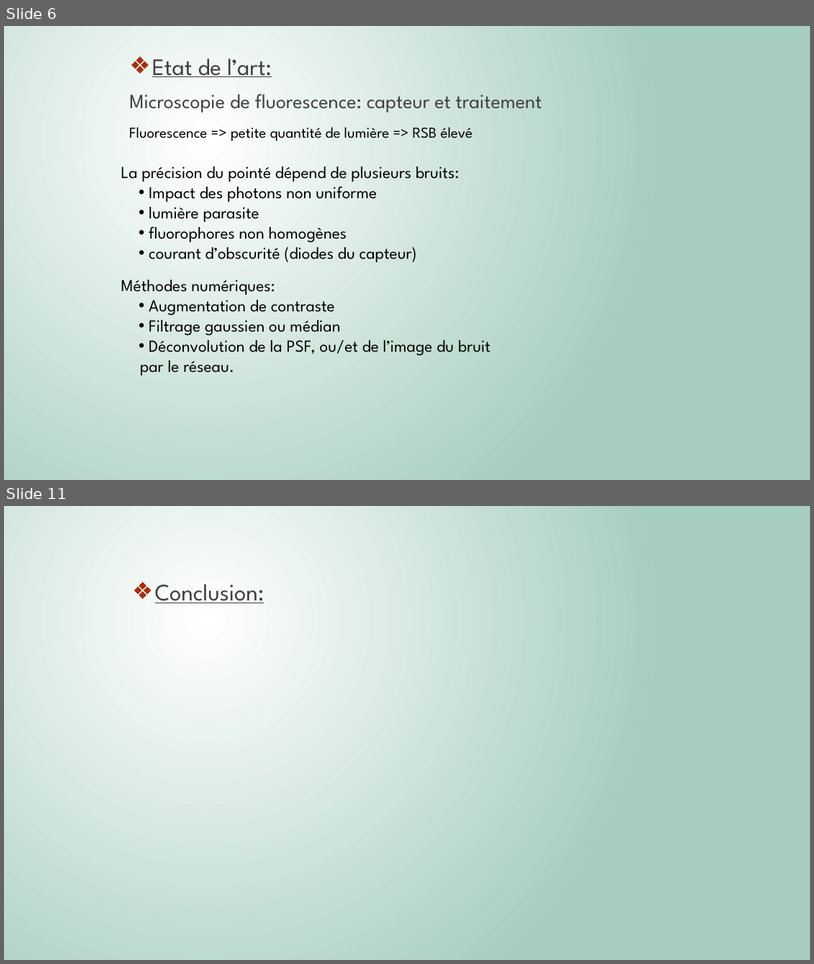
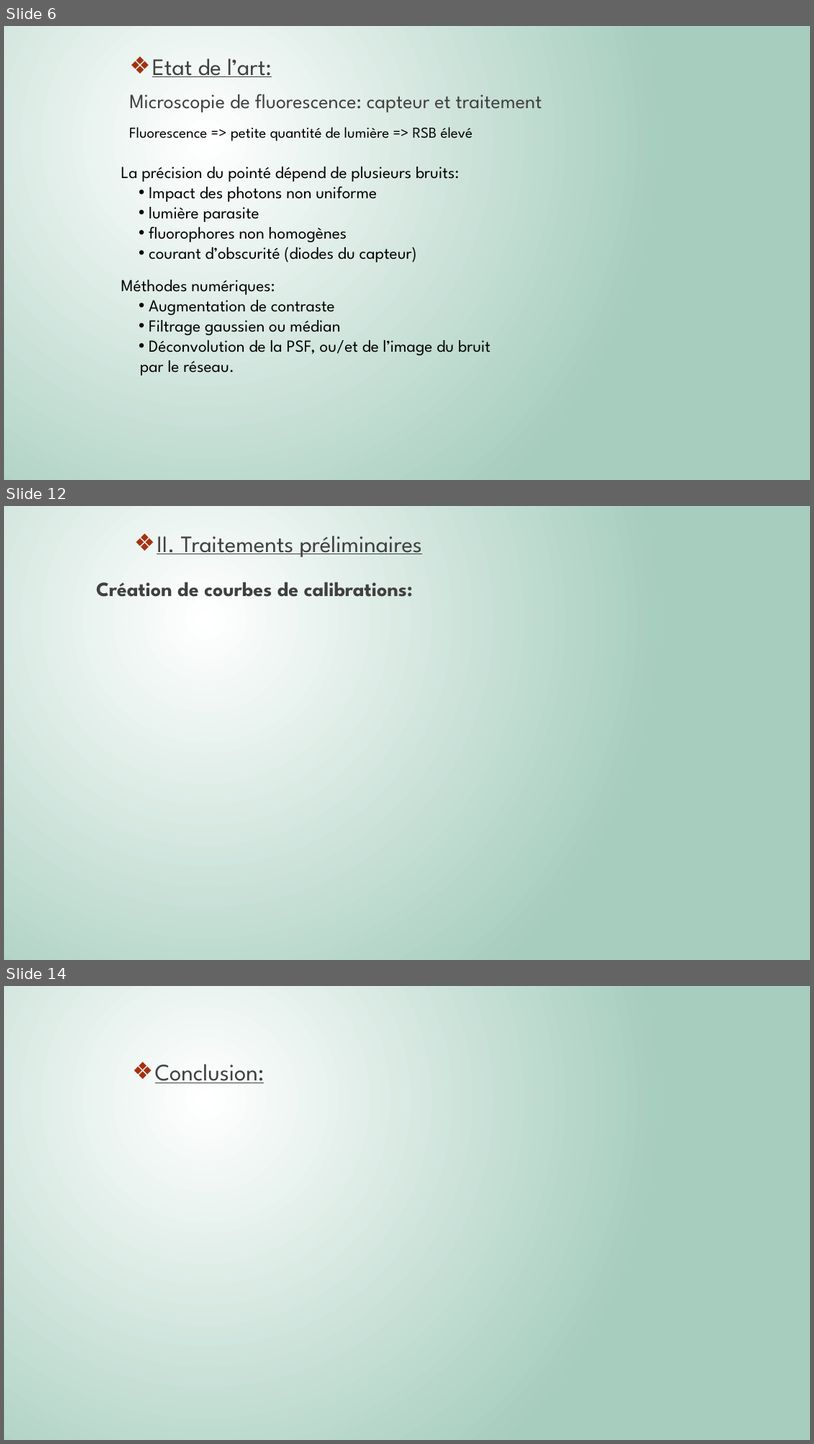
Before and after one commit to Killian-Herveau/PIMS, a slide deck: Pres_Avril/PresentationPIMSAvril.pptx. Shown one above the other, each under a label of ours: slides 6 and 11 before the commit, slides 6, 12 and 14 after it; the slides between them are not shown. The pictures are 814x964 and 814x1444 pixels, drawn with LibreOffice and Linux fonts; fonts in the diff are those of the drawing. Boxes give left, top, right and bottom in pixels: in the first picture for what was removed or moved away, otherwise in the second. Text is boxed around its words. In the diff, an @@ line names an element or a change of style, - is before the commit and + after.

```diff
--- a/Pres_Avril/PresentationPIMSAvril.pptx
+++ b/Pres_Avril/PresentationPIMSAvril.pptx
@@ slide 12 added at [4,506,810,960], background gradient #FFFFFF to #A6CDBD @@
@@ text added at [157,536,422,557], 28 pt, text #404040, underline @@
+❖ II. Traitements préliminaires
@@ text added at [96,582,413,597], 24 pt, text #404040, bold @@
+Création de courbes de calibrations:
@@ what was slide 11 is now slide 14 @@
```
Also in this commit, not shown: 2 slides changed, 5 other slides added, 3 slides removed, 7 other files.
